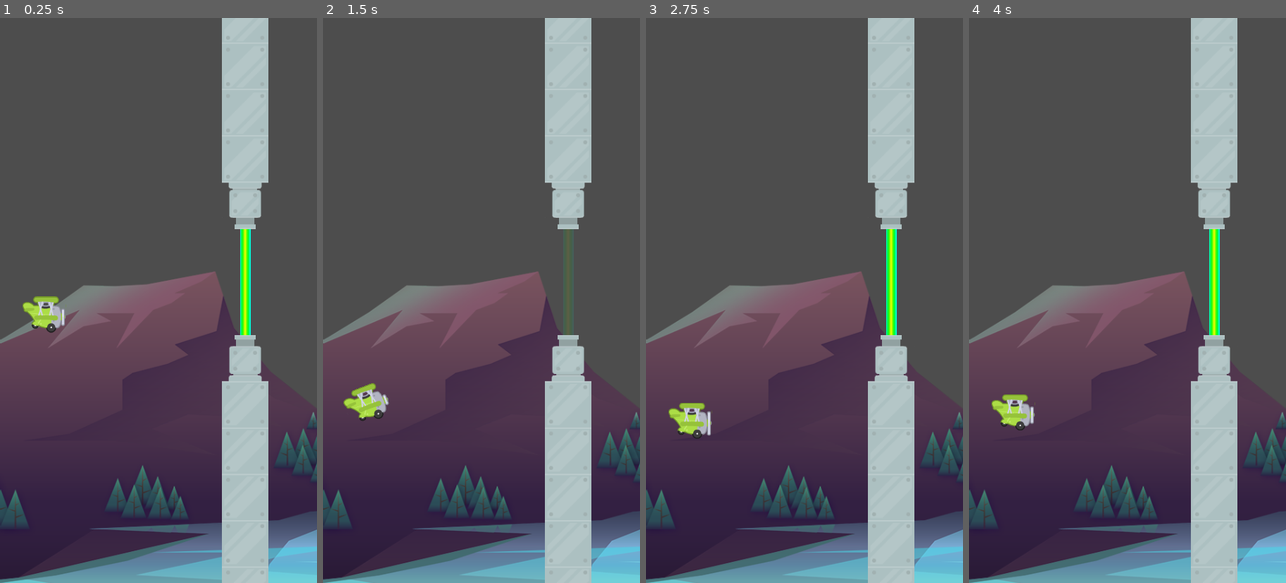
Above: before the commit, frames 1-4 (left to right).
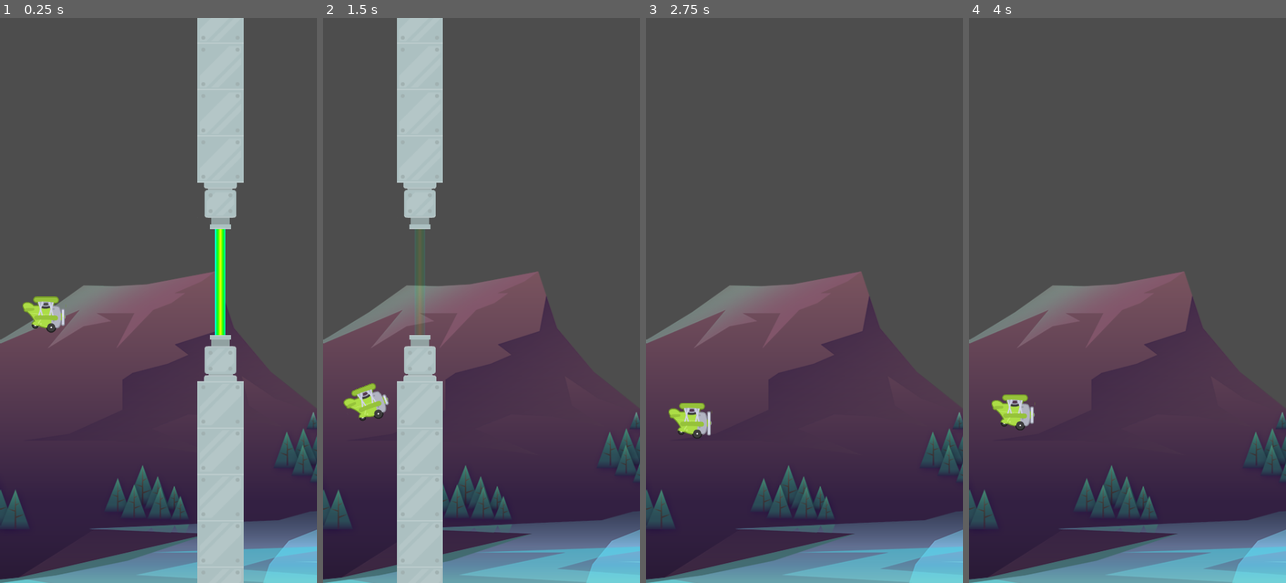
Above: after the commit, the same moments.

Repository: Babrakov/tappy
Game: Godot game, scene res://scenes/games.tscn
Same seed, same stepped clock (60 frames per second), same inputs: the game is played once before the commit and once after it.
Inputs:
- Up to frame 1 (0.25 s): no input
- Up to frame 2 (1.5 s): tap Space (fly) at 0.6, 1.35 s
- Up to frame 3 (2.75 s): tap Space (fly) at 2.1 s
- Up to frame 4 (4 s): tap Space (fly) at 2.85, 3.6 s

The runs differ from the first frame. In frame 1, 14% of the frame differs, in the area x 62-85%, y 0-100%; in frame 2, 22%, in the area x 23-85%, y 0-100%; in frame 3, 12%; in frame 4, 12%.

Commit message:
Pipe scrolling

Diff:
--- /dev/null
+++ b/scenes/pipes.gd
@@ -0,0 +1,13 @@
+extends Node2D
+
+# Called every frame. 'delta' is the elapsed time since the previous frame.
+func _process(delta: float) -> void:
+	position.x -= delta * 150.0
+	check_off_screen()
+
+func check_off_screen() -> void:
+	if position.x < -500:
+		queue_free()
+
+func _on_screen_exited() -> void:
+	queue_free()
--- a/scenes/pipes.tscn
+++ b/scenes/pipes.tscn
@@ -1,10 +1,12 @@
-[gd_scene load_steps=4 format=3 uid="uid://juogcfnlfite"]
+[gd_scene load_steps=5 format=3 uid="uid://juogcfnlfite"]
 
+[ext_resource type="Script" path="res://scenes/pipes.gd" id="1_c172v"]
 [ext_resource type="PackedScene" uid="uid://drh05w1uy6i50" path="res://scenes/pipe.tscn" id="1_ub5oi"]
 [ext_resource type="PackedScene" uid="uid://dhicxeko5rmh4" path="res://scenes/laser.tscn" id="2_0tr8j"]
 [ext_resource type="AudioStream" uid="uid://d1212flsrkvk1" path="res://assets/audio/score.wav" id="3_21ni7"]
 
 [node name="Pipes" type="Node2D"]
+script = ExtResource("1_c172v")
 
 [node name="Upper" parent="." instance=ExtResource("1_ub5oi")]
 z_index = 1
@@ -22,3 +24,5 @@
 
 [node name="Score" type="AudioStreamPlayer" parent="."]
 stream = ExtResource("3_21ni7")
+
+[connection signal="screen_exited" from="VisibleOnScreenNotifier2D" to="." method="_on_screen_exited"]
